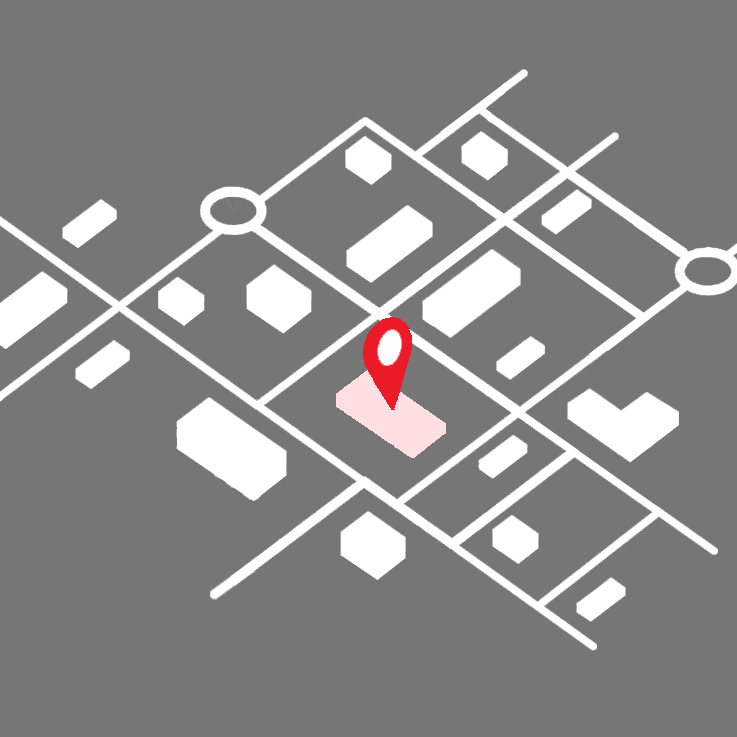
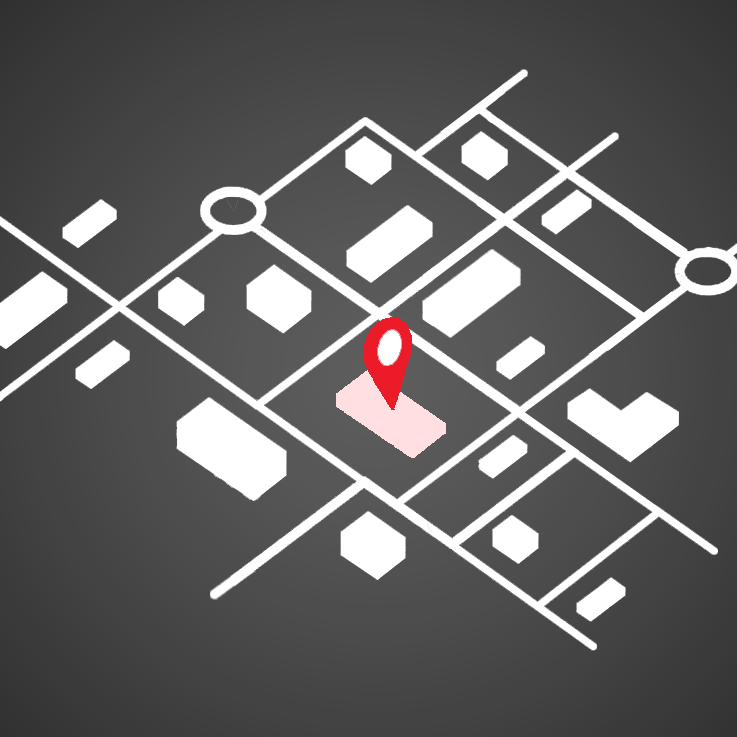
Layer changes from the first 737×737 image to the second:
added layer "레이어 14" (30%) above "레이어 15" over [0, 0, 737, 737]
added layer "레이어 15" (80%) above "레이어 2" over [0, 0, 737, 737]
